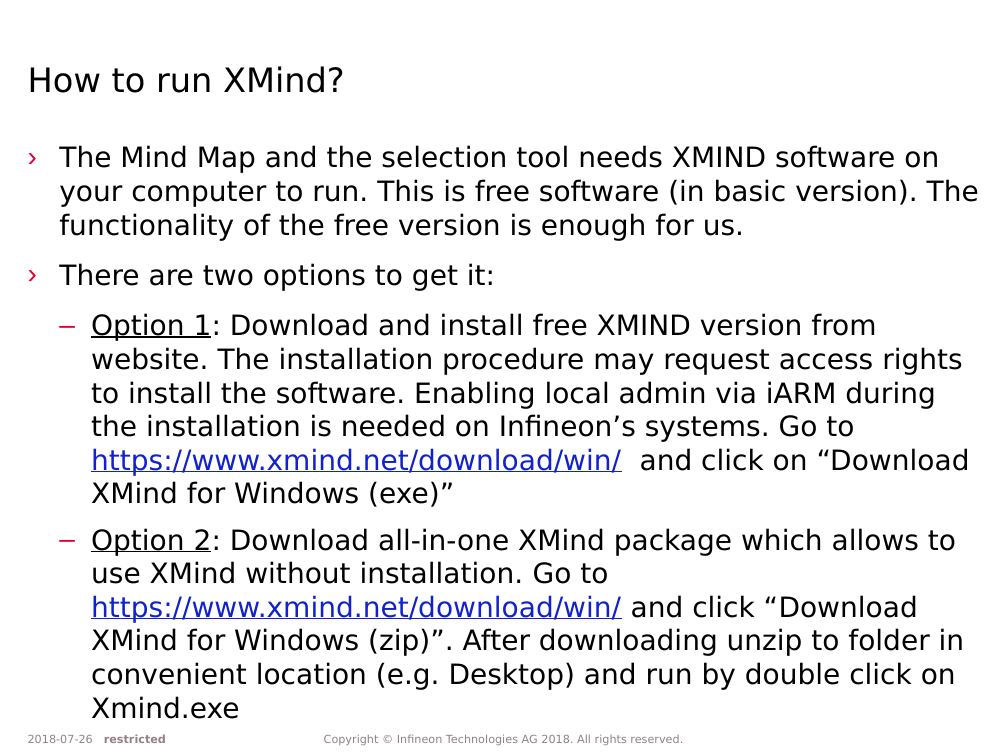
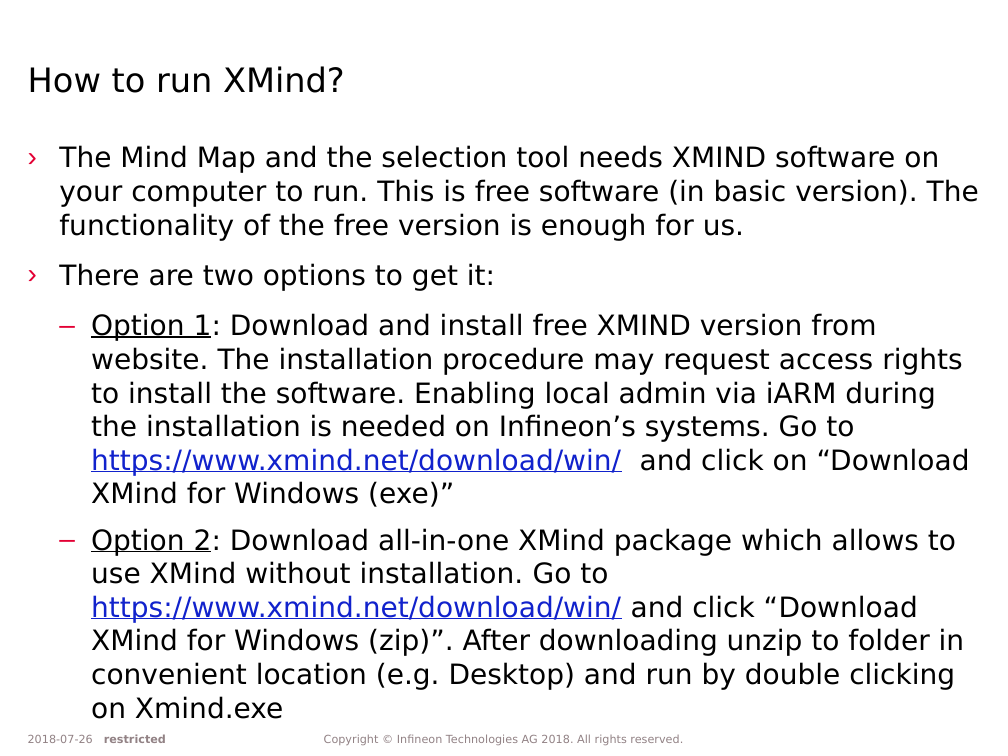
Before and after one commit to vbasov007/IFX-Product-MAP, a slide deck: slide 4 of Infineon product Mind Map and Selection Tool.pptx. Drawn at 1008x756 pixels with LibreOffice and Linux fonts; fonts in the diff are those of the drawing; background and template pictures are left out. Boxes give left, top, right and bottom in pixels: in the first picture for what was removed or moved away, otherwise in the second. Text is boxed around its words. In the diff, an @@ line names an element or a change of style, - is before the commit and + after.

```diff
--- a/Infineon product Mind Map and Selection Tool.pptx
+++ b/Infineon product Mind Map and Selection Tool.pptx
@@ text at <box>91,528,964,719</box>: text changed @@
-  – Option 2: Download all-in-one XMind package which allows to use XMind without installation. Go to https://www.xmind.net/download/win/ and click “Download XMind for Windows (zip)”. After downloading unzip to folder in convenient location (e.g. Desktop) and run by double click on Xmind.exe
+  – Option 2: Download all-in-one XMind package which allows to use XMind without installation. Go to https://www.xmind.net/download/win/ and click “Download XMind for Windows (zip)”. After downloading unzip to folder in convenient location (e.g. Desktop) and run by double clicking on Xmind.exe
```
Also in this commit, not shown: 2 other slides changed, 1 other file.
